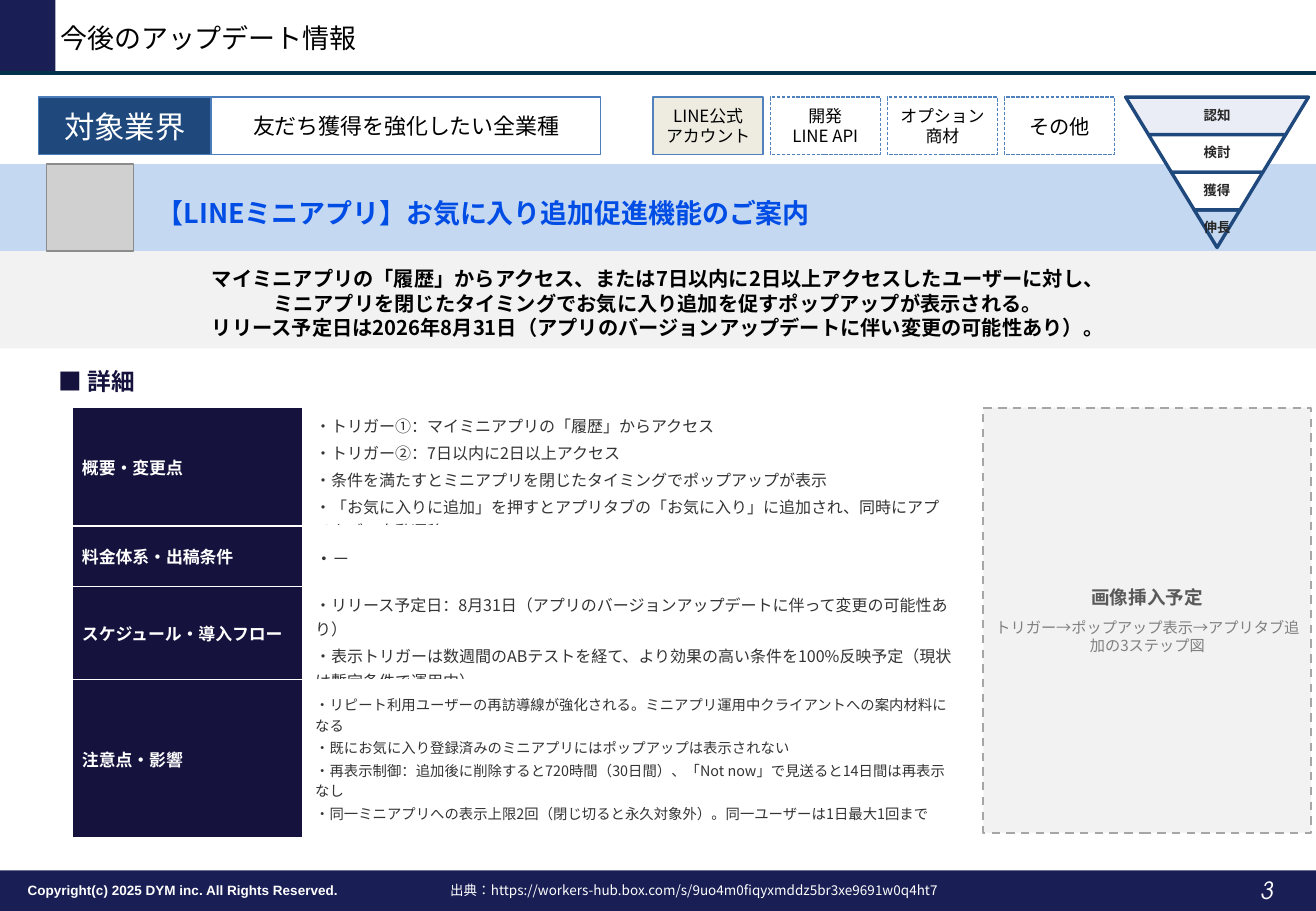
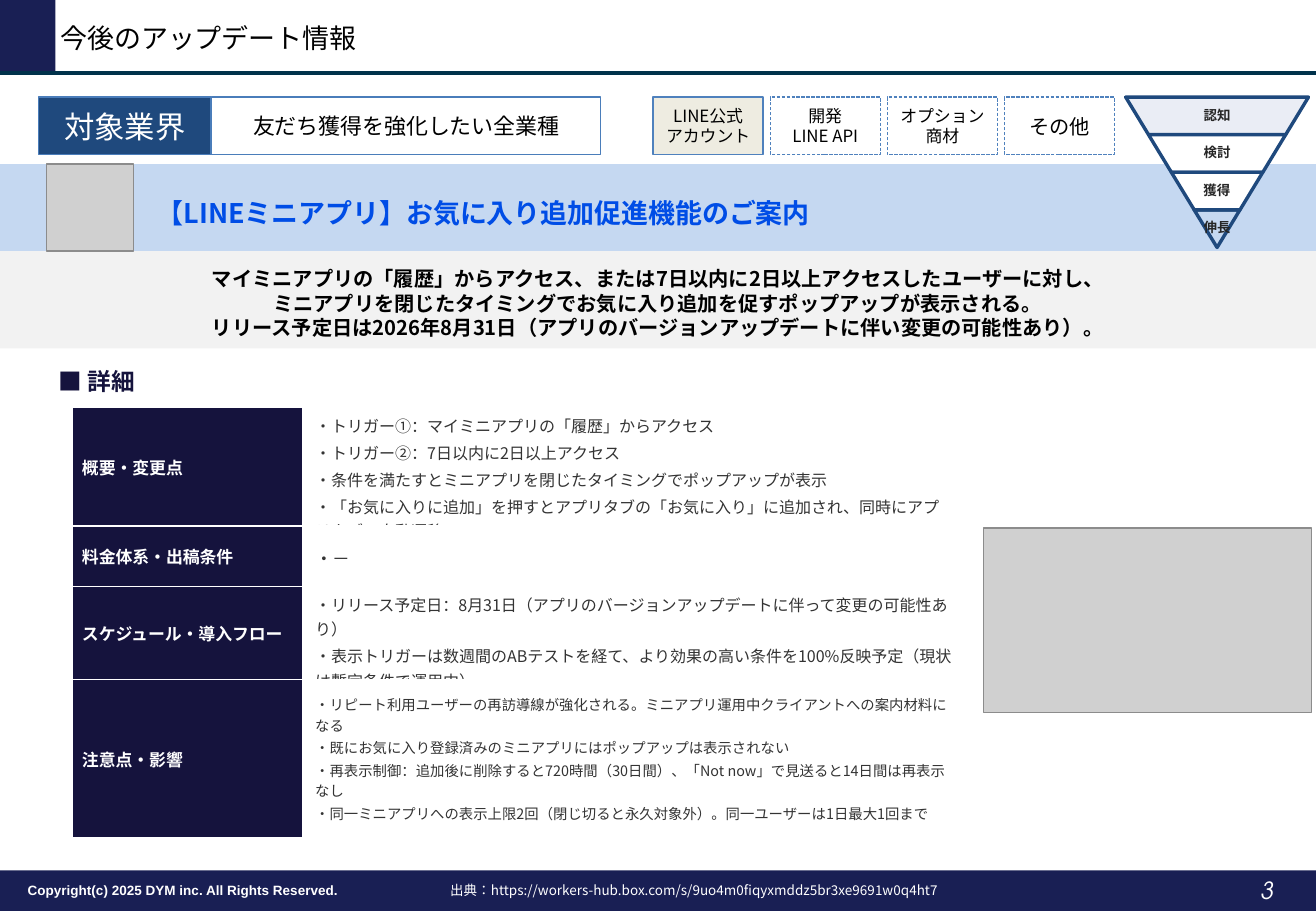
Before and after one commit to tonomura-r-dev/folder, a slide deck: slide 3 of LINEOA媒体最新情報_2026年9月トレンドレポート.pptx. Drawn at 1316x911 pixels with LibreOffice and Linux fonts; fonts in the diff are those of the drawing; grey boxes stand for pictures; background and template pictures are left out. Boxes give left, top, right and bottom in pixels: in the first picture for what was removed or moved away, otherwise in the second. Text is boxed around its words. In the diff, an @@ line names an element or a change of style, - is before the commit and + after.

```diff
--- a/LINEOA媒体最新情報_2026年9月トレンドレポート.pptx
+++ b/LINEOA媒体最新情報_2026年9月トレンドレポート.pptx
@@ rectangle removed at <box>984,408,1312,834</box> @@
-画像挿入予定
-トリガー→ポップアップ表示→アプリタブ追加の3ステップ図
@@ picture added at <box>984,529,1312,713</box> @@
```
Also in this commit, not shown: 5 other slides changed, 8 other files.
